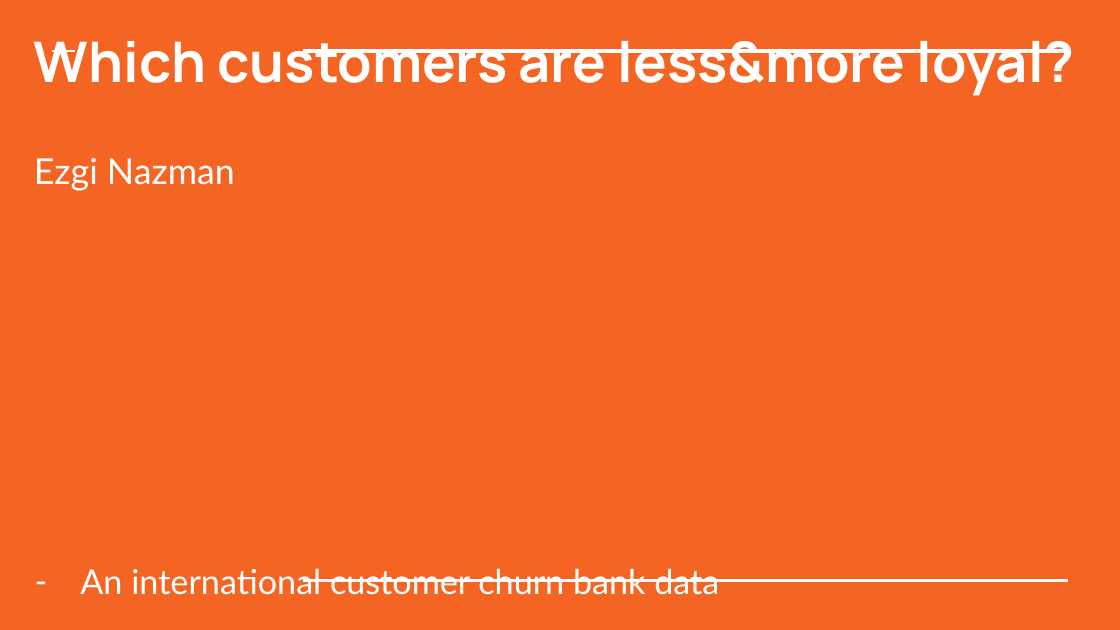
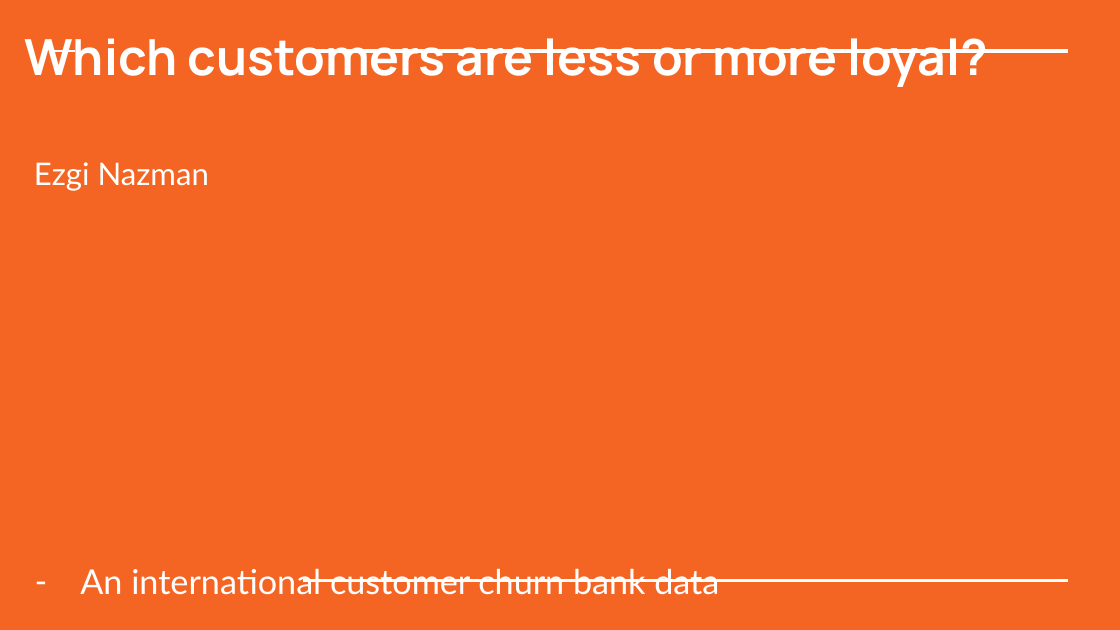
Before and after one commit to ezgicn/Project_EDA, a slide deck: slide 1 of Potential churners_EzgiNazman.pptx. Drawn at 1120x630 pixels with LibreOffice and Linux fonts; fonts in the diff are those of the drawing; background and template pictures are left out. Boxes give left, top, right and bottom in pixels: in the first picture for what was removed or moved away, otherwise in the second. Text is boxed around its words. In the diff, an @@ line names an element or a change of style, - is before the commit and + after.

```diff
--- a/Potential churners_EzgiNazman.pptx
+++ b/Potential churners_EzgiNazman.pptx
@@ title at (24, 38, 988, 87): text changed; size 36 to 32 pt @@
-Which customers are less&more loyal?
+Which customers are less or more loyal?
@@ subtitle "Ezgi Nazman" at (34, 162, 209, 190): size 23 to 20 pt @@
```
Also in this commit, not shown: 1 other slide changed.
